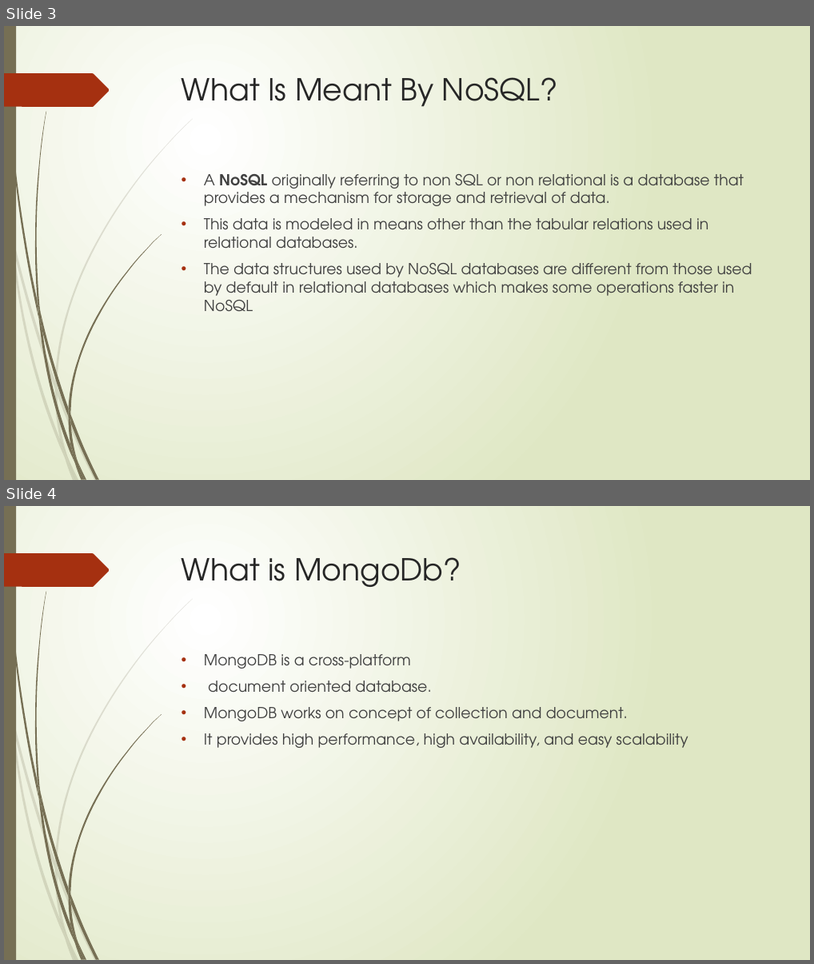
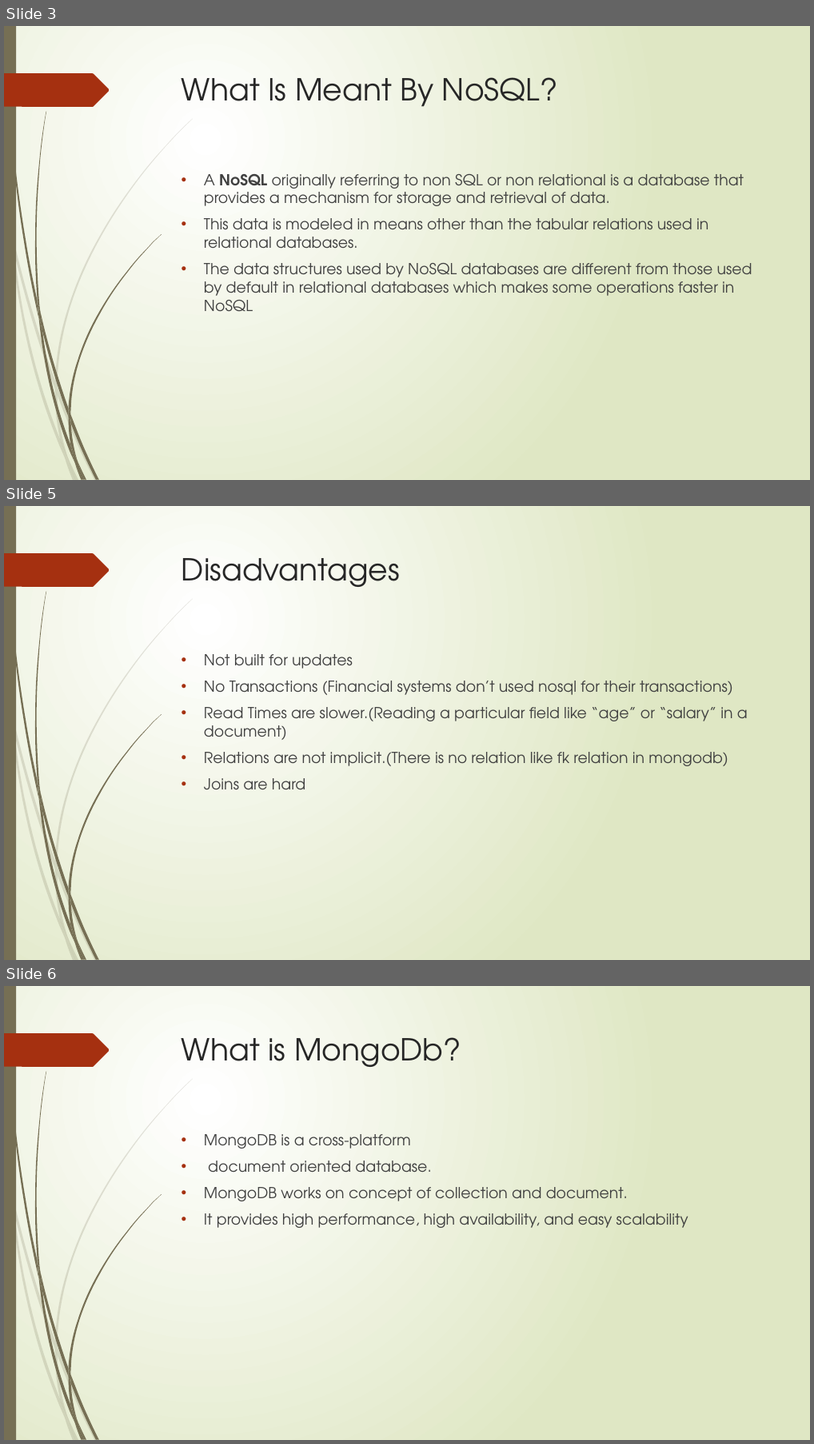
Before and after one commit to SarathBaiju/Training-Topics-2022, a slide deck: Mongodb/MongoDb_Class1.pptx. Shown one above the other, each under a label of ours: slides 3 and 4 before the commit, slides 3, 5 and 6 after it; the slides between them are not shown. The pictures are 814x964 and 814x1444 pixels, drawn with LibreOffice and Linux fonts; fonts in the diff are those of the drawing. Boxes give left, top, right and bottom in pixels: in the first picture for what was removed or moved away, otherwise in the second. Text is boxed around its words. In the diff, an @@ line names an element or a change of style, - is before the commit and + after.

Commit message:
Mongodb: test files added

```diff
--- a/Mongodb/MongoDb_Class1.pptx
+++ b/Mongodb/MongoDb_Class1.pptx
@@ slide 5 added at (4, 506, 810, 960), background gradient #FFFFFF to #DFE8C4; not listed: 24 template elements that a slide beside it also shows @@
@@ title added at (182, 558, 400, 587), 36 pt, text #262626 @@
+Disadvantages
@@ text added at (204, 654, 748, 789), 18 pt, text #404040 @@
+• Not built for updates
+• No Transactions (Financial systems don’t used nosql for their transactions)
+• Read Times are slower.(Reading a particular field like “age” or “salary” in a document)
+• Relations are not implicit.(There is no relation like fk relation in mongodb)
+• Joins are hard
@@ what was slide 4 is now slide 6 @@
```
Also in this commit, not shown: 1 other slide added, 2 other files.
